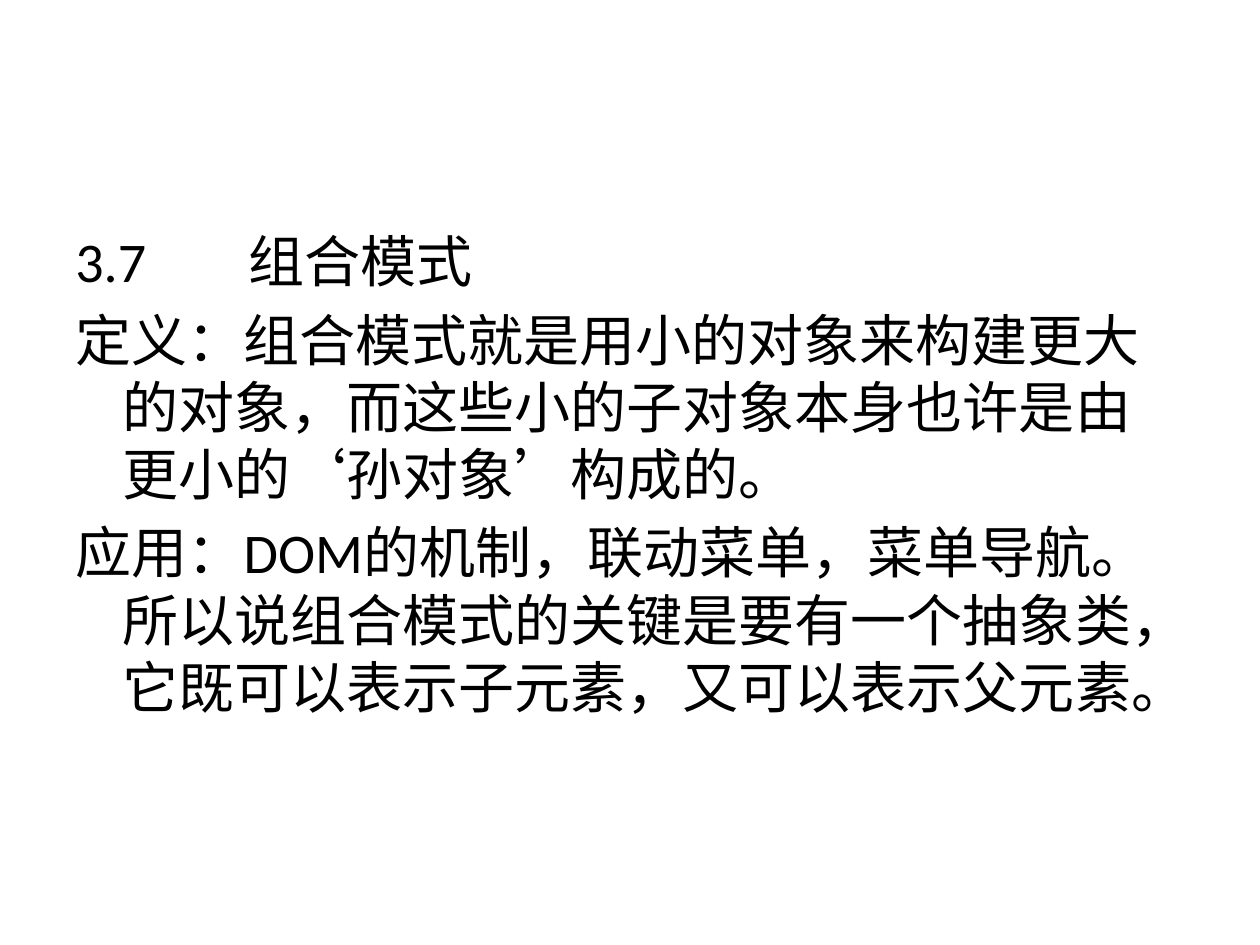
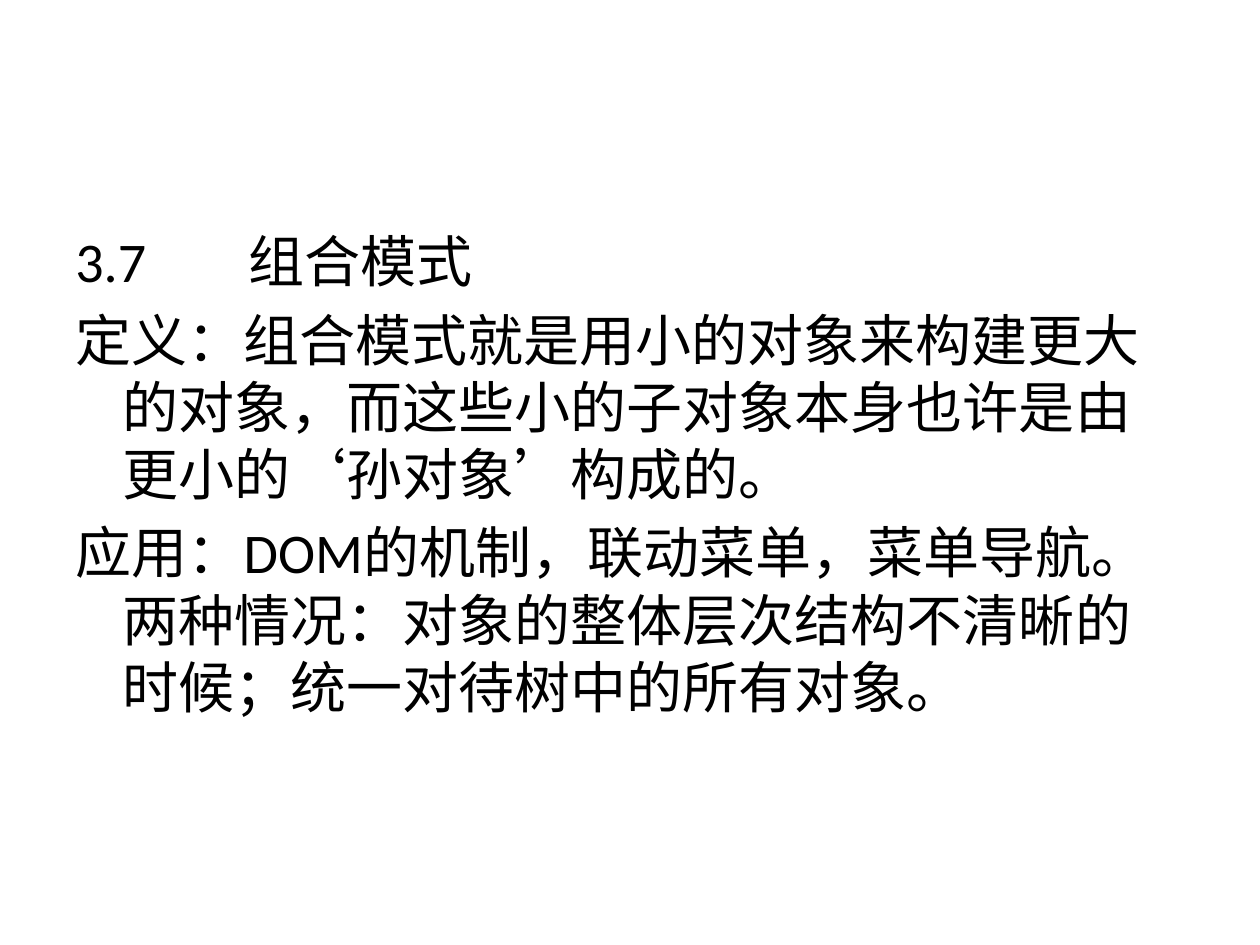
Before and after one commit to pskeeter/oop, a slide deck: slide 30 of 恒拓PPT模板.pptx. Drawn at 1260x945 pixels with LibreOffice and Linux fonts; fonts in the diff are those of the drawing; background and template pictures are left out. Boxes give left, top, right and bottom in pixels: in the first picture for what was removed or moved away, otherwise in the second. Text is boxed around its words. In the diff, an @@ line names an element or a change of style, - is before the commit and + after.

```diff
--- a/恒拓PPT模板.pptx
+++ b/恒拓PPT模板.pptx
@@ text at (75, 525, 1147, 717): text changed @@
-应用：DOM的机制，联动菜单，菜单导航。所以说组合模式的关键是要有一个抽象类，它既可以表示子元素，又可以表示父元素。
+应用：DOM的机制，联动菜单，菜单导航。两种情况：对象的整体层次结构不清晰的时候；统一对待树中的所有对象。
```
Also in this commit, not shown: 3 other slides changed, 3 slides added, 1 slide removed, 2 other files.
